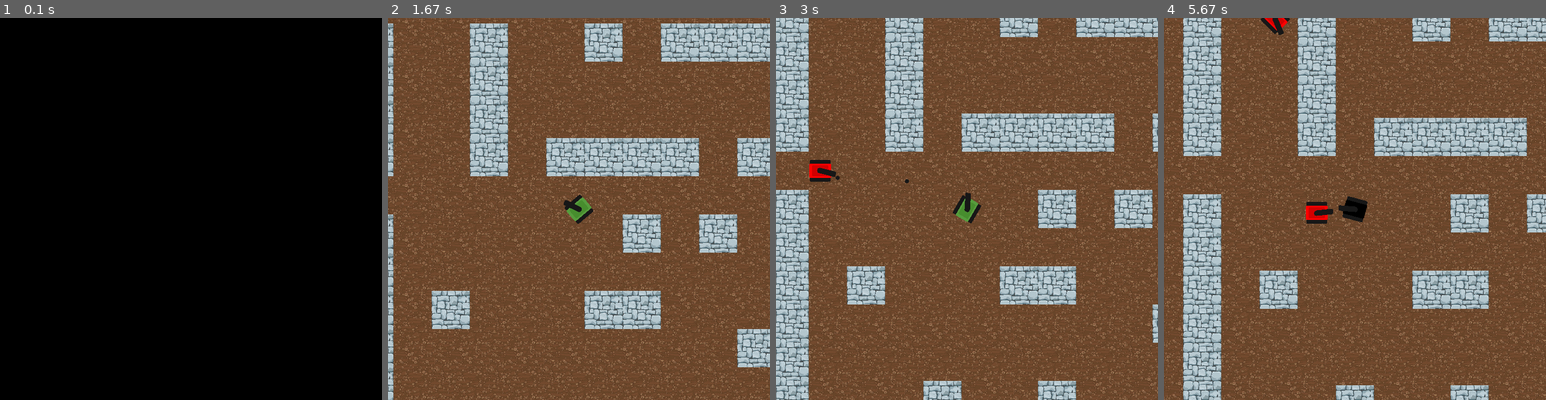
Above: before the commit, frames 1-4 (left to right).
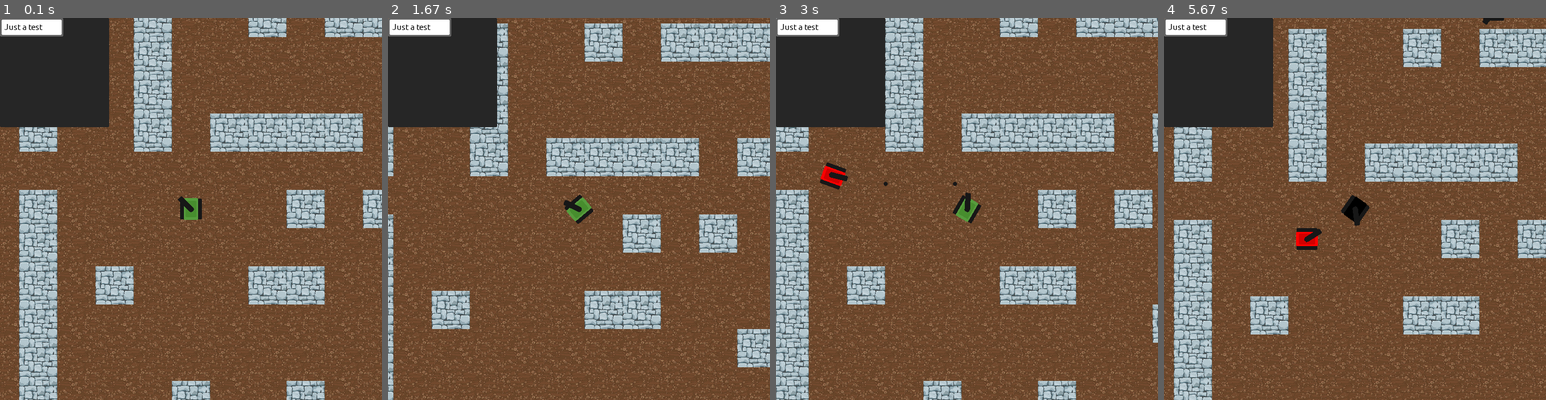
Above: after the commit, the same moments.

Repository: Camleaf/ICS3U
Game: pygame game, started from U3/main.py
The game is run twice, just before and just after one commit, with the same random seed, the same clock (stepped at 60 frames per second) and the same inputs.
Inputs (mouse positions are in pixels of both pictures, inside the frame that each line leads up to):
- Up to frame 1 (0.1 s): no input
- Up to frame 2 (1.67 s): tap Space at 0.33 s; hold D 0.67-1.13 s; move the mouse to (701, 197) at 0.7 s; hold W 1.17-1.47 s; move the mouse to (487, 212) at 1.2 s; hold D from 1.5 s (still down); move the mouse to (460, 151) at 1.53 s
- Up to frame 3 (3 s): release D at 1.97 s; hold A 2-2.53 s; move the mouse to (1024, 75) at 2.03 s; hold S 2.57-2.87 s; move the mouse to (1012, 243) at 2.6 s; hold A from 2.9 s (still down); move the mouse to (974, 79) at 2.93 s
- Up to frame 4 (5.67 s): release A at 3.3 s; hold W 3.33-3.7 s; move the mouse to (1217, 197) at 3.37 s; hold D 3.73-4.37 s; move the mouse to (1358, 251) at 3.77 s

The runs differ from the first frame. In frame 1, 100% of the frame differs, in the area x 0-100%, y 0-100%; in frame 2, 8.2%; in frame 3, 8.7%; in frame 4, 51%.

Commit message:
Yes I know there is a black box on the screen but it's there temporarily for testing purposes

Diff:
--- a/U3/lib/pymenu/pymenu.py
+++ b/U3/lib/pymenu/pymenu.py
@@ -9,7 +9,7 @@
 from typing import NewType
 from typing import Any
 from copy import deepcopy
-import os as __os
+import os
 
 # default color declarations just since it is a library
 BLACK = (0,0,0)
@@ -22,15 +22,16 @@
 
 class Window:
     """Window class. Fix up definition later. will use pack system like tkinters"""
-    def __init__(self, width:int, height:int, transparency_key: tuple[int] = BLACK, bg_color: tuple[int] = WHITE):
+    def __init__(self, width:int, height:int, transparency_key: tuple[int] = BLACK):
 
         self.transparency_key = transparency_key
-        self.bg_color = bg_color
+
+        self._default_font_filepath = os.path.join(f"{os.getcwd()}","gameFont.ttf")
         self.__width = width
         self.__height = height
         self.__surf = pg.Surface([self.__width, self.__height])
         self.__surf.set_colorkey(self.transparency_key)
-        self.__surf.fill(self.bg_color)
+        self.__surf.fill(self.transparency_key)
 
         self.__collidables: dict[objectID, pg.Rect] = {}
         self.__objects: dict[objectID, __Object] = {}
@@ -62,6 +63,8 @@
             self.update_surf(ID)
 
 
+    def set_font_file(self, file_path):
+        self._default_font_file = file_path
 
     def __gridhandler(self, grid, position):
         """Private method whichs handles .pack operations for all subitems of a grid"""
@@ -74,7 +77,7 @@
             object, (column_position, row_position, column_span) = grid._objects[identity]
             x = position[0] + column_position * grid._column_width
             y = position[1] + row_position * grid._row_height
-            self.pack(object,(x,y), (grid._column_width*column_span, grid._row_height), identity)
+            self.pack(object,(x,y), ID=identity)
 
     def mouseInteraction(self, position):
         """Function which handles all mouseclick"""
@@ -139,7 +142,7 @@
     def update_surf(self, ID):
         collidable = self.__collidables[ID]
         orig_coords = collidable.topleft
-        pg.draw.rect(self.__surf, self.bg_color, collidable)
+        pg.draw.rect(self.__surf, self.transparency_key, collidable)
         self.__objects[ID].render()
         self.__collidables[ID] = self.__objects[ID]._image.get_rect()
         self.__collidables[ID].topleft = orig_coords
@@ -166,7 +169,7 @@
                 image_path.split('/')
             elif '\\' in image_path:
                 image_path.split('\\')
-            self.__objects[ID].image_path = __os.path.join(*image_path)
+            self.__objects[ID].image_path = os.path.join(*image_path)
 
     def return_state(self, ID:str):
         """Returns the default state vars of the object with a given ID"""
@@ -197,26 +200,26 @@
 
     def load_frame(self,ID:str):
         """Loads frame ID"""
+        if ID not in self.__frames:
+            raise Exception(f"No frame ID {ID} exists")
         frame = self.__frames[ID]
         self.__collidables = frame['collidables']
         self.__objects = frame['objects']
         self.__surf = frame['surface']
 
 
-
-
     def flush(self):
         """Flushes the current frame, removing all data from it. Data in stored frames are unaffected."""
         self.__surf = pg.Surface([self.__width, self.__height])
         self.__surf.set_colorkey(self.transparency_key)
-        self.__surf.fill(self.bg_color)
+        self.__surf.fill(self.transparency_key)
 
         self.__collidables: dict[objectID, pg.Rect] = {}
         self.__objects: dict[objectID, __Object] = {}
 
+
     def surface(self):
         return self.__surf
-
 
 class Grid:
     """Grid class. will work similary to tkinter grid"""
@@ -255,7 +258,9 @@
     def __str__(self):
         return "grid"
 
-_default_font_filepath = __os.path.join(f"{__os.getcwd()}","gameFont.ttf")
+
+
+
 
 def _splice(word,font,width,padding,current_width,word_width,size,lines,current_line):
     for i in range(len(word)-1,0,-1): # iterate over the length of the word to see the best fit for splicing the string
@@ -272,9 +277,10 @@
             break
     return [lines,current_line,current_width, word]
 
-def _create_multiline_text(window:Window, text:str, padding=10, font_file:str=_default_font_filepath, size=20, width=100, color: tuple[int]=BLACK, error:str='throw') -> pg.SurfaceType:
+def _create_multiline_text(window:Window, text:str, padding=10, size=20, width=100, color: tuple[int]=BLACK) -> pg.Surface:
     """Handles creating pygame text objects automatically using pg.freetype"""
     # this won't run very much so the overhead can be greater
+    font_file = window._default_font_file
     font = pg.font.Font(font_file,size=size)
     surf = font.render(text,True, color, wraplength=width- padding//2)
     return surf
@@ -333,7 +339,7 @@
 
 class Label(__Object):
     """A label class meant for storing multiline text inheriting from __Object"""
-    def __init__(self, window, text:str = '', width:int=100, text_padding:int=8, text_size:int=20, border_width:int=3, corner_radius:int=5, background_color: tuple[int] = WHITE, text_color: tuple[int] = BLACK, border_color:tuple[int] = GRAY):
+    def __init__(self, window, text:str = '', width:int=100, text_padding:int=8, text_size:int=20, border_width:int=3, corner_radius:int=5, background_color: tuple[int] = WHITE, text_color: tuple[int] = BLACK, border_color:tuple[int] = GRAY, background_alpha:int=255, text_alpha:int=255):
         super().__init__(window, value=None, text=text, command=None, args=None)
         self.width = width
         self.text_padding = text_padding
@@ -343,6 +349,8 @@
         self.text_color = text_color
         self.border_color = border_color
         self.text_size = text_size
+        self.background_alpha = background_alpha
+        self.text_alpha = text_alpha
 
 
     def render(self):
@@ -352,17 +360,23 @@
         self._image.set_colorkey(self.window.transparency_key)
         self._image.fill(self.window.transparency_key)
 
+        temp_surf = self._image.copy()
+
         text_surf_height = self.text_surf.get_rect().height
         pg.draw.rect( # make one slightly bigger
-            self._image, self.border_color,
+            temp_surf, self.border_color,
             (0,0,self.width+self.text_padding*2,text_surf_height+self.text_padding*2),
             border_radius=self.corner_radius
         )
         pg.draw.rect(
-            self._image, self.background_color,
+            temp_surf, self.background_color,
             (self.border_width, self.border_width, self.width+self.text_padding*2-self.border_width*2,text_surf_height+self.text_padding*2-self.border_width*2),
             border_radius = self.corner_radius
         )
+
+        temp_surf.set_alpha(self.background_alpha)
+        self.text_surf.set_alpha(self.text_alpha)
+        self._image.blit(temp_surf, (0,0))
         self._image.blit(self.text_surf, (self.text_padding,self.text_padding))
 
     def __str__(self):
@@ -372,8 +386,8 @@
 class Button(Label):
     """A button which triggers a function onclick"""
     # inherits from label for styling options but also contains command
-    def __init__(self, window, text:str = '', command=None,  …(176 unchanged characters)…  = BLACK, border_color:tuple[int] = GRAY):
-        super().__init__(window, text, width, text_padding, text_size, border_width, corner_radius, background_color, text_color, border_color)
+    def __init__(self, window, text:str = '', command=None,  …(176 unchanged characters)…  = BLACK, border_color:tuple[int] = GRAY, background_alpha:int=255, text_alpha:int=255):
+        super().__init__(window, text, width, text_padding, text_size, border_width, corner_radius, background_color, text_color, border_color, background_alpha, text_alpha)
         self.activated = False
         self._func = command
         self._args = args
@@ -385,7 +399,7 @@
 
 class TextBox(__Object):
     """A textbox which the user can type in"""
-    def __init__(self, window, text:str = '', width:int=100, …(156 unchanged characters)…  = BLACK, border_color:tuple[int] = GRAY):
+    def __init__(self, window, text:str = '', width:int=100, …(156 unchanged characters)…  = BLACK, border_color:tuple[int] = GRAY, background_alpha:int=255, text_alpha:int=255):
         super().__init__(window, value=False, text=text, command=None, args=None)
         self.width = width
         self.text_padding = text_padding
@@ -395,6 +409,8 @@
         self.text_color = text_color
         self.border_color = border_color
         self.text_size = text_size
+        self.background_alpha = background_alpha
+        self.text_alpha = text_alpha
         self.max_height = text_size * max_rows + self.text_padding*2
         self.type = "textbox"
         self.input_type = "all"
@@ -402,27 +418,33 @@
 
     def render(self):
         cursortext = self.text[:self.cursor_pos+1] + '|' + self.text[self.cursor_pos+1:] if self.activated else self.text
-        self.text_surf = _create_multiline_text(self.window, padding=self.text_padding, text=cursortext, size=self.text_size, width=self.width, color=self.text_color, error="cut")
+        self.text_surf = _create_multiline_text(self.window, padding=self.text_padding, text=cursortext, size=self.text_size, width=self.width, color=self.text_color)
         while self.text_surf.height > self.max_height:
             self.text = self.text[:-1]
-            self.text_surf = _create_multiline_text(self.window, padding=self.text_padding, text=self.text+'|' if self.activated else self.text, size=self.text_size, width=self.width, color=self.text_color, error="cut")
-
-        # image is absed around self.text_surf plus the text padding needed for the border
+            self.text_surf = _create_multiline_text(self.window, padding=self.text_padding, text=self.text+'|' if self.activated else self.text, size=self.text_size, width=self.width, color=self.text_color)
+
+        # image is based around self.text_surf plus the text padding needed for the border
         self._image = pg.Surface([self.width+self.text_padding*2,self.text_surf.get_rect().height+self.text_padding*2])
         self._image.set_colorkey(self.window.transparency_key)
         self._image.fill(self.window.transparency_key)
 
+        temp_surf = self._image.copy()
+
+
         text_surf_height = self.text_surf.get_rect().height
         pg.draw.rect( # make one slightly bigger
-            self._image, self.border_color,
+            temp_surf, self.border_color,
             (0,0,self.width+self.text_padding*2,text_surf_height+self.text_padding*2),
             border_radius=self.corner_radius
         )
         pg.draw.rect(
-            self._image, self.background_color,
+            temp_surf, self.background_color,
             (self.border_width, self.border_width, self.width+self.text_padding*2-self.border_width*2,text_surf_height+self.text_padding*2-self.border_width*2),
             border_radius = self.corner_radius
         )
+        temp_surf.set_alpha(self.background_alpha)
+        self.text_surf.set_alpha(self.text_alpha)
+        self._image.blit(temp_surf, (0,0))
         self._image.blit(self.text_surf, (self.text_padding,self.text_padding))
 
     def __str__(self):
@@ -450,7 +472,7 @@
 
         pg.draw.rect( # make one slightly bigger
             self._image, self.border_color,
-            (0,0,self.width,+self.height),
+            (0,0,self.width,self.height),
             border_radius=self.corner_radius
         )
         # switch the color of the check if it is on
@@ -469,3 +491,38 @@
 
     def __str__(self):
         return "checkbox"
+
+class Background(__Object):
+    """Object which only contains colors. Holds an alpha channel"""
+    def __init__(self, window, width:int=100, height:int=100, border_width:int=3, corner_radius:int=2, background_color: tuple[int] = WHITE, border_color:tuple[int] = GRAY, alpha:int=255):
+        super().__init__(window, value=None, text='', command=None, args=None)
+        self.width = width
+        self.height = height
+        self.alpha = alpha
+        self.border_width = border_width
+        self.corner_radius = corner_radius
+        self.background_color = background_color
+        self.border_color = border_color
+
+
+    def render(self):
+        self._image = pg.Surface([self.width,self.height])
+        self._image.set_colorkey(self.window.transparency_key)
+        self._image.fill(self.window.transparency_key)
+        # I could do this more efficiently but it's a template for the others where I can't
+        temp_surf = pg.Surface([self.width,self.height])
+        temp_surf.set_colorkey(self.window.transparency_key)
+        temp_surf.fill(self.window.transparency_key)
+
+        pg.draw.rect( # make one slightly bigger
+            temp_surf, self.border_color,
+            (0,0,self.width,self.height),
+            border_radius=self.corner_radius
+        )
+        pg.draw.rect(
+            temp_surf, self.background_color,
+            (self.border_width, self.border_width, self.width-self.border_width*2,self.height-self.border_width*2),
+            border_radius = self.corner_radius
+        )
+        temp_surf.set_alpha(self.alpha)
+        self._image.blit(temp_surf,(0,0))
--- a/U3/lib/pymenu/pymenutest.py
+++ b/U3/lib/pymenu/pymenutest.py
@@ -6,15 +6,18 @@
 pg.init()
 
 # now i just need clipboard integration
-display = pg.display.set_mode((400,400))
-window = mu.Window(400,400, (101,101,100))
-clock = pg.Clock()
+
 
 WHITE=(255,255,255)
 BLUE = (0, 0, 255)
 RED = (255, 0, 0)
 GREY = (100,100,100)
 GREEN = (0,255,0)
+
+display = pg.display.set_mode((400,400))
+window = mu.Window(400,400, (101,101,100))
+clock = pg.Clock()
+
 
 switch = ["Overwrites work", "Hehehehehehheehe"]
 idx = 0
@@ -28,18 +31,23 @@
 
 
 grid = mu.Grid(4,2,100,100)
+# label example
 label = mu.Label(window, "Colors finally work", width=170, text_size=15, border_width=3, corner_radius=2, border_color=RED, background_color=BLUE, text_color=WHITE)
 grid.pack(label, column=0, row=0, columnspan=2, ID="testlabel")
 
+# just some info for clarity
 label = mu.Label(window, "Next to me is a checkbox", width=70, text_size=15, border_width=3, corner_radius=2)
 grid.pack(label, column=2, row=1, columnspan=1, ID="testlabel1")
 
+# checkbox example
 label = mu.CheckBox(window, value=False, width=20, height=20, border_width=1, corner_radius=10)
 grid.pack(label, column=3, row=1, columnspan=1, ID="testcheckbox")
 
+# button example
 button = mu.Button(window, text="click me", command=button_test, args=("The function works!", "testlabel"), width=170, text_size=15, border_width=3, corner_radius=2)
 grid.pack(button, column=2, row=0, columnspan=2, ID="testbutton")
 
+# textbox example
 textbox = mu.TextBox(window, "I'm a buggy as hell textbox!", width=170, max_rows=3, text_size=15, border_width=3, corner_radius=2)
 grid.pack(textbox, column=0,row=1,columnspan=2, ID="textbox")
 
@@ -48,7 +56,7 @@
 window.pack(grid, (0,0))
 window.save_frame("f1", flush=True)
 
-label = mu.Label(window, "Ooh new frame", width=170, text_size=15, border_width=3, corner_radius=2, border_color=GREEN, background_color=GREY, text_color=WHITE)
+label = mu.Label(window, "Ooh new frame", width=170, text_size=15, border_width=3, corner_radius=2, border_color=GREEN, background_color=GREY, text_color=BLUE)
 window.pack(label,(0,0),ID="testlabel")
 window.save_frame("f2", flush=True)
 
@@ -89,7 +97,7 @@
 
 
 
-    display.fill(WHITE)
+    display.fill(GREEN)
     display.blit(window.surface(), (0,0))
     if tick < 3:
         tick += 1
--- a/U3/main.py
+++ b/U3/main.py
@@ -1,7 +1,8 @@
 ### Tanks game
 
-# system imports
+# library imports
 import sys,time,threading, pygame as pg
+from lib.pymenu import pymenu as mu
 from pygame.locals import *
 
 # local imports
@@ -19,6 +20,8 @@
 GAME_BASE = 1190
 GAME_HEIGHT = 1190
 
+# init pygame
+pg.init()
 
 # classes
 screen = Screen(DISPLAY_BASE,DISPLAY_HEIGHT, GAME_BASE, GAME_HEIGHT)
@@ -29,8 +32,7 @@
 player_container = Create_Container(player)
 enemies = Enemies(5,40,40,GAME_BASE, GAME_HEIGHT,DISPLAY_BASE, DISPLAY_HEIGHT, walls, player.camera_x, player.camera_y, 15)
 player.create_magazine(walls)
-menu = Menu(DISPLAY_BASE, DISPLAY_HEIGHT)
-
+menu = Menu(GAME_BASE, GAME_HEIGHT)
 
 # Threads
 in_range_walls = threading.Thread(target = player.get_in_range_walls, args = (walls,))
@@ -46,8 +48,8 @@
 frames_num = 1
 tick = 0
 player_shot_cooldown = 0
+menu_active = 0
 
-game_paused = False
 while True:
 
     for event in pg.event.get():
@@ -59,17 +61,10 @@
     screen.fill(BLACK)
 
     if keys_pressed := pg.key.get_pressed():
+
+
         x_vector = 0
         y_vector = 0
-
-        if keys_pressed[pg.K_ESCAPE]:
-            if not game_paused:
-                game_paused = True
-                menu.switch_gui("pause")
-            else:
-                game_paused = False
-                menu.switch_gui("ingame")
-            continue
 
         if keys_pressed[pg.K_a]:
             x_vector -= 2.5
@@ -92,11 +87,10 @@
 
 
 
-    if not game_paused: # only run if game is not paused
-        player.move(x_vector,y_vector, enemies.units)
-        enemies.check_shots(tick)
-        player.magazine.update_bullets(enemies,player)
-        enemies.move(player)
+    player.move(x_vector,y_vector, enemies.units)
+    enemies.check_shots(tick)
+    player.magazine.update_bullets(enemies,player)
+    enemies.move(player)
     # run all the time
     screen.render(player, player_container, walls, enemies, menu)
 
--- a/U3/utils/display/colours.py
+++ b/U3/utils/display/colours.py
@@ -9,3 +9,4 @@
 DARK_PICKLE_GREEN = (71, 141, 46)
 DARK_RED = (210, 0, 0)
 OFF_BLACK = (23,23,23)
+OFF_GREY = (101,101,100)
--- a/U3/utils/display/main.py
+++ b/U3/utils/display/main.py
@@ -1,10 +1,11 @@
 import pygame as pg
 from ..player.main import Player
 from ..walls.main import Walls
-from ..menu.main import Menu
 from ..enemies.main import Enemies
 from .colours import *
 from .background import Background
+from ..menu.main import Menu
+
 class Screen:
     """Class which contains all display-related functions, such as outputting"""
     def __init__(self, DISPLAY_BASE, DISPLAY_HEIGHT, GAME_BASE, GAME_HEIGHT):
@@ -21,7 +22,7 @@
         """Fills the screen with RGB value COLOUR"""
         self.DISPLAY.fill(colour)
 
-    def render(self, player:Player, player_container, walls:Walls, enemies:Enemies, menu:Menu):
+    def render(self, player:Player, player_container, walls:Walls, enemies:Enemies, menu: Menu):
         """Wrapper function to render all objects to the display. Requires the barrier, the walls group, the player container, and the enemies group as input"""
 
 
@@ -34,7 +35,9 @@
         player.magazine.render(self.DISPLAY, player.camera_x, player.camera_y)
         enemies.magazine.render(self.DISPLAY, player.camera_x, player.camera_y)
         player_container.draw(self.DISPLAY)
+
         menu.render(self.DISPLAY)
+
 
 
 
--- /dev/null
+++ b/U3/utils/menu/frames.py
@@ -0,0 +1,19 @@
+import pygame as pg
+from ..display.colours import *
+from lib.pymenu import pymenu as mu
+
+def create_frames(window:mu.Window):
+    """Creates all frames used in the game"""
+
+    # starting frame INCOMPLETE
+
+    background = mu.Background(window, width=200, height=200, border_width=3, corner_radius=2,background_color=BLACK,border_color=BLACK,alpha=160)
+    window.pack(background, (0,0), ID="background")
+
+    grid = mu.Grid(columns=1, rows=1, columnwidth=100,rowheight=100)
+
+    label = mu.Label(window, "Just a test", width=100, text_size=15, border_width=3, corner_radius=2)
+    grid.pack(label, row=0, column=0, columnspan=1, ID="Test")
+
+    window.pack(grid, (0,0))
+    window.save_frame("start",flush=True)
--- a/U3/utils/menu/gamegui.py
+++ /dev/null
@@ -1,15 +0,0 @@
-import pygame as pg
-from ..display.colours import *
-
-class GameGui:
-    def __init__(self, DISPLAY_BASE:int, DISPLAY_HEIGHT:int):
-        self.surf = pg.Surface([DISPLAY_BASE, DISPLAY_HEIGHT])
-        self.surf.set_colorkey(WHITE)
-        self.surf.fill(WHITE)
-        self.DISPLAY_BASE = DISPLAY_BASE
-        self.DISPLAY_HEIGHT = DISPLAY_HEIGHT
-        self.create_display()
-
-
-    def create_display(self):
-        ...
--- a/U3/utils/menu/main.py
+++ b/U3/utils/menu/main.py
@@ -2,40 +2,25 @@
 import pygame as pg
 from typing import Any
 from ..display.colours import *
-from .startgui import StartGui
-from .pausegui import PauseGui
-from .gamegui import GameGui
+from lib.pymenu import pymenu as mu
+from .frames import create_frames
+import os
+
 
 class Menu:
-    """The container for all instances of the menu""" # will completely redo this once menutils is done
+    """Menu container which uses Pymenu to create a dynamic menu screen"""
+    def __init__(self, GAME_BASE, GAME_HEIGHT):
 
-    def __init__(self, DISPLAY_BASE:int, DISPLAY_HEIGHT:int):
-
-        self.DISPLAY_BASE = DISPLAY_BASE
-        self.DISPLAY_HEIGHT = DISPLAY_HEIGHT
-
-        self.dark_surf = pg.Surface([DISPLAY_BASE,DISPLAY_HEIGHT])
-        self.dark_surf.fill(OFF_BLACK)
-        self.dark_surf.set_alpha(160)
+        self.window = mu.Window(GAME_BASE,GAME_HEIGHT, OFF_GREY)
+        self.window.set_font_file(os.path.join(f'{os.getcwd()}','lib','pymenu','gameFont.ttf'))
+        create_frames(self.window)
 
 
-        # there will be four menus. One for endscreen, one for start screen, one for pause, and one for during play
-        self.darken = False
-        self.menu_list: dict[str,Any] = { # add more as I go
-            "start": StartGui(DISPLAY_BASE, DISPLAY_HEIGHT), # working on pausegui atm
-            "pause": PauseGui(DISPLAY_BASE, DISPLAY_HEIGHT),
-            "ingame": GameGui(DISPLAY_BASE, DISPLAY_HEIGHT)
-        }
-        self.switch_gui("ingame")
+        self.window.load_frame("start")
 
-    def switch_gui(self, version):
-        self.darken = True if version != "ingame" else False
-        self.surf = pg.Surface([self.DISPLAY_BASE, self.DISPLAY_HEIGHT])
-        self.surf.set_colorkey(WHITE)
-        self.surf.fill(WHITE)
-        self.surf.blit(self.menu_list[version].surf,(0,0))
-        time.sleep(0.2)
 
-    def render(self, DISPLAY:pg.Surface):
-        if self.darken: DISPLAY.blit(self.dark_surf, (0,0))
-        DISPLAY.blit(self.surf,(0,0))
+    def render(self, DISPLAY: pg.Surface):
+        DISPLAY.blit(self.surface())
+
+    def surface(self):
+        return self.window.surface()
--- a/U3/utils/menu/pausegui.py
+++ /dev/null
@@ -1,16 +0,0 @@
-import pygame as pg
-from ..display.colours import *
-
-class PauseGui:
-    """Pause menu screen"""
-    def __init__(self, DISPLAY_BASE:int, DISPLAY_HEIGHT:int):
-        self.surf = pg.Surface([DISPLAY_BASE, DISPLAY_HEIGHT])
-        self.surf.set_colorkey(WHITE)
-        self.surf.fill(WHITE)
-        self.DISPLAY_BASE = DISPLAY_BASE
-        self.DISPLAY_HEIGHT = DISPLAY_HEIGHT
-        self.create_display()
-
-
-    def create_display(self):
-        pg.draw.rect(self.surf, PICKLE_GREEN, (self.DISPLAY_BASE/2-30, self.DISPLAY_HEIGHT/2-30, 60, 20),border_radius=10)
--- a/U3/utils/menu/startgui.py
+++ /dev/null
@@ -1,16 +0,0 @@
-import pygame as pg
-from ..display.colours import *
-
-class StartGui:
-    """Start"""
-    def __init__(self, DISPLAY_BASE:int, DISPLAY_HEIGHT:int):
-        self.surf = pg.Surface([DISPLAY_BASE, DISPLAY_HEIGHT])
-        self.surf.set_colorkey(WHITE)
-        self.surf.fill(WHITE)
-        self.DISPLAY_BASE = DISPLAY_BASE
-        self.DISPLAY_HEIGHT = DISPLAY_HEIGHT
-        self.create_display()
-
-
-    def create_display(self):
-        ...
